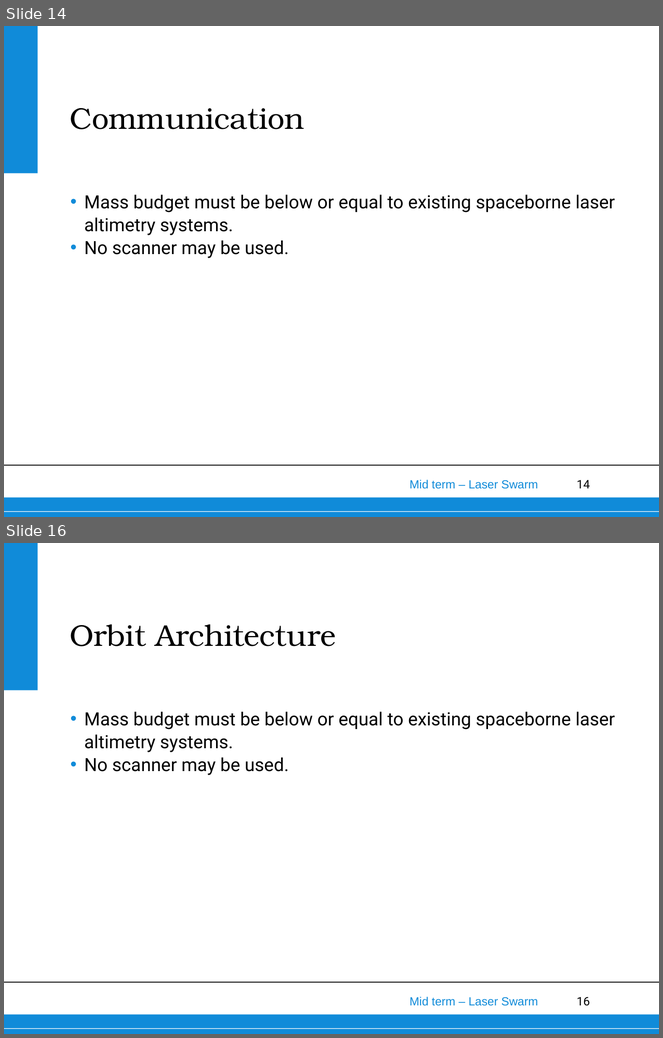
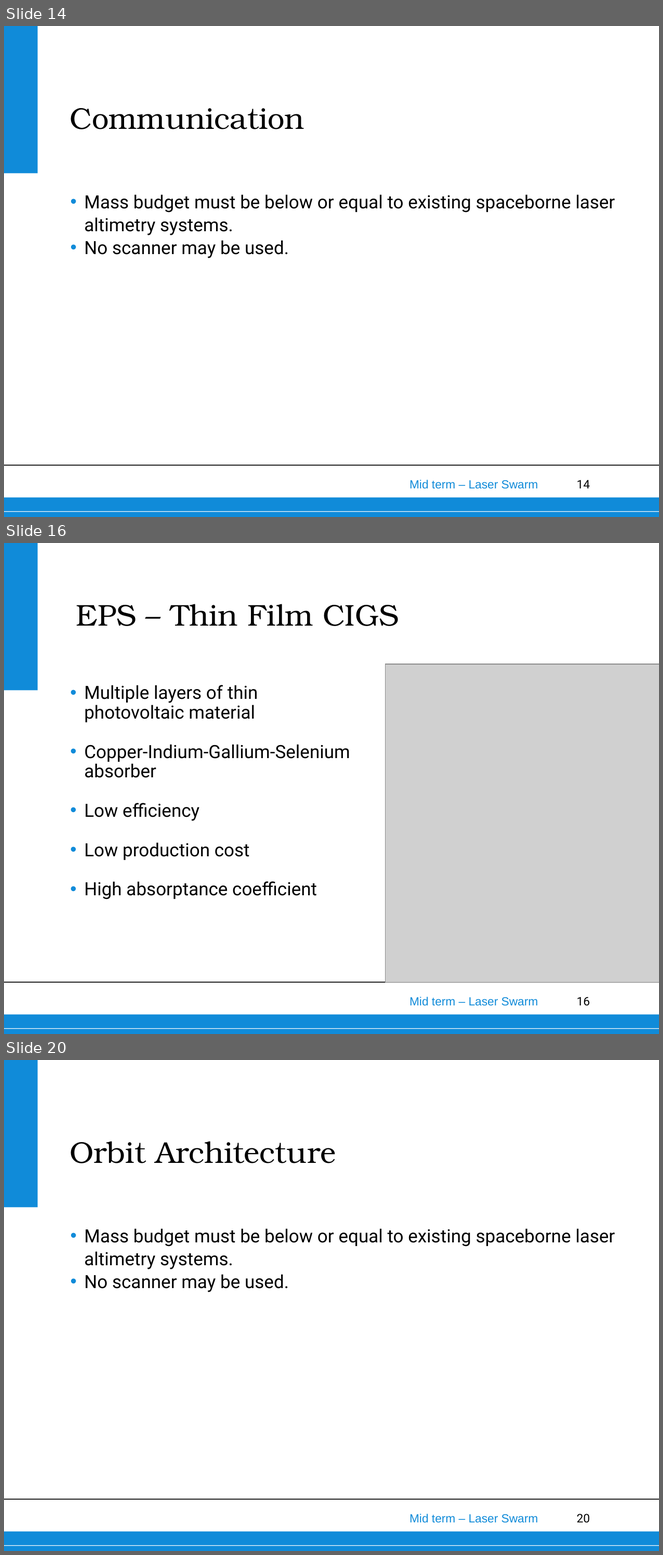
Before and after one commit to thewisenerd/laser-swarm, a slide deck: midTermPresentation/MidTermPresentation.ppt. Shown one above the other, each under a label of ours: slides 14 and 16 before the commit, slides 14, 16 and 20 after it; the slides between them are not shown. The pictures are 663x1038 and 663x1555 pixels, drawn with LibreOffice and Linux fonts; fonts in the diff are those of the drawing; grey boxes stand for pictures; background and template pictures are left out. Boxes give left, top, right and bottom in pixels: in the first picture for what was removed or moved away, otherwise in the second. Text is boxed around its words. In the diff, an @@ line names an element or a change of style, - is before the commit and + after.

```diff
--- a/midTermPresentation/MidTermPresentation.ppt
+++ b/midTermPresentation/MidTermPresentation.ppt
@@ slide 16 added at box(4, 543, 659, 1034), background #FFFFFF; not listed: 6 template elements that a slide beside it also shows @@
@@ title added at box(76, 604, 399, 626), 33 pt, text #000000 @@
+EPS – Thin Film CIGS
@@ picture added at box(385, 664, 659, 982) @@
@@ text added at box(84, 685, 350, 900), 20 pt, text #000000 @@
+• Multiple layers of thin photovoltaic material
+• Copper-Indium-Gallium-Selenium absorber
+• Low efficiency
+• Low production cost
+• High absorptance coefficient
@@ what was slide 16 is now slide 20 @@
@@ page number at box(577, 1514, 591, 1523): text changed @@
-16
+20
```
Also in this commit, not shown: 4 other slides added, 1 slide removed, 7 other files.
